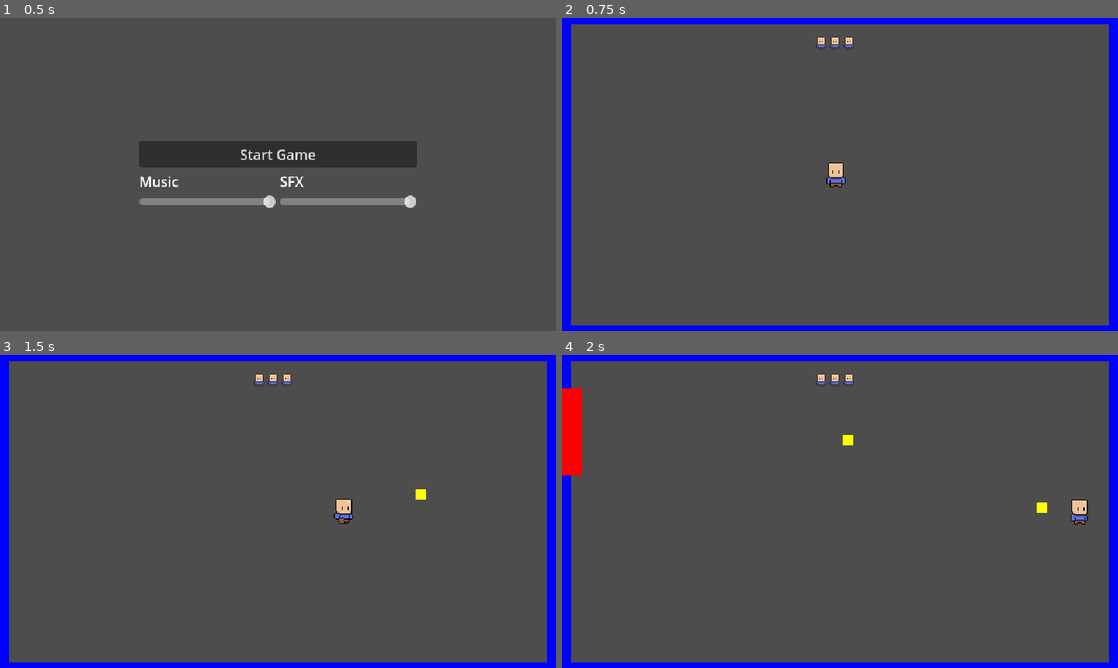
Above: before the commit, frames 1-4 (two rows, left to right).
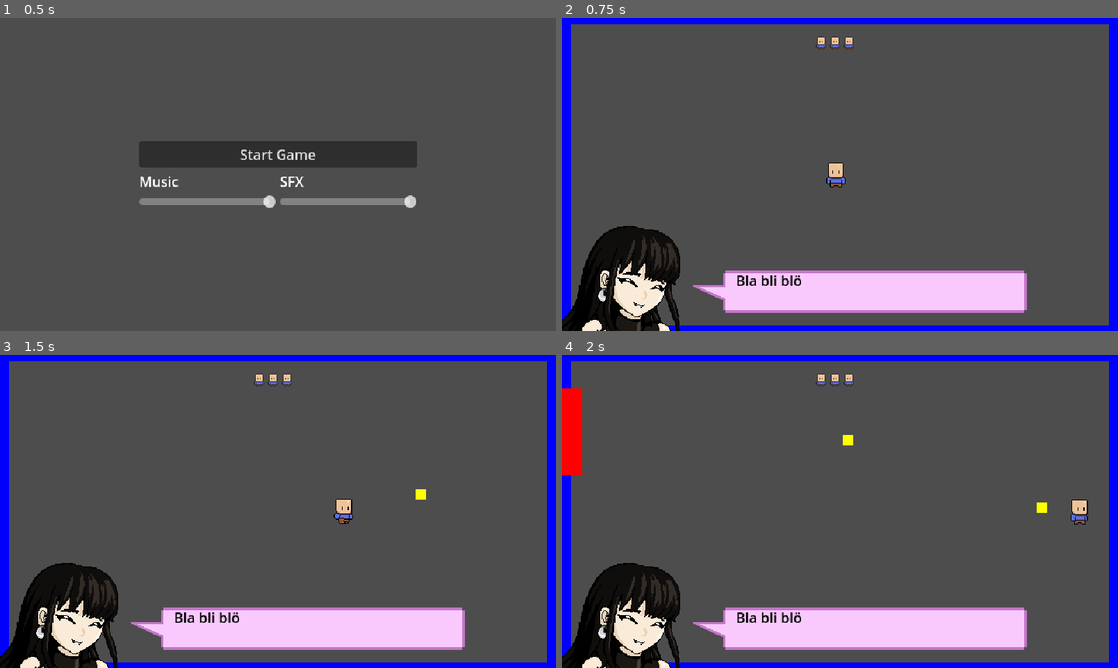
Above: after the commit, the same moments.

Repository: KDing0/GGJGodot
Game: Godot game, scene res://Misc/GameManager.tscn
The game is run twice, just before and just after one commit, with the same random seed, the same clock (stepped at 60 frames per second) and the same inputs. The engine's default icon, where the game draws it, is replaced by a stand-in: a white triangle on a blue panel in a dark square.
Inputs (mouse positions are in pixels of both pictures, inside the frame that each line leads up to):
- Up to frame 1 (0.5 s): no input
- Up to frame 2 (0.75 s): click "Start Game" at 0.5 s
- Up to frame 3 (1.5 s): tap Enter at 1.25 s; move the mouse to (400, 495) at 1.27 s; press the mouse at (400, 495) at 1.28 s; hold Right (player_right) from 1.28 s (still down)
- Up to frame 4 (2 s): keep holding Right (player_right)

Frame 1 is identical in both runs. In frame 2, 13% of the frame differs, in the area x 0-84%, y 66-100%; in frame 3, 13%; in frame 4, 13%.

Commit message:
Changed speech bubble to texture

Diff:
--- a/src/Textboxes/textbox.gd
+++ b/src/Textboxes/textbox.gd
@@ -5,7 +5,7 @@
 var textbox_open = true
 
 func _ready():
-	close_textbox()
+	#open_textbox()
 	pass
 
 func open_textbox():
--- a/src/Textboxes/textbox.tscn
+++ b/src/Textboxes/textbox.tscn
@@ -1,6 +1,10 @@
-[gd_scene load_steps=7 format=3 uid="uid://wndowv53go84"]
+[gd_scene load_steps=10 format=3 uid="uid://wndowv53go84"]
 
 [ext_resource type="Script" path="res://Textboxes/textbox.gd" id="1_gfbi4"]
+[ext_resource type="Texture2D" uid="uid://bqyui0nfuaj4a" path="res://Assets/UI/UI_GF_Smile.png" id="2_ajb3v"]
+[ext_resource type="Texture2D" uid="uid://ds881nrmlvhtw" path="res://Assets/UI/UI_speechBubble.png" id="3_svvb8"]
+
+[sub_resource type="StyleBoxEmpty" id="StyleBoxEmpty_su1er"]
 
 [sub_resource type="StyleBoxEmpty" id="StyleBoxEmpty_4vk8d"]
 
@@ -102,46 +106,50 @@
 
 [node name="Control" type="Control" parent="."]
 layout_mode = 3
-anchors_preset = 15
 anchor_right = 1.0
 anchor_bottom = 1.0
-offset_right = 640.0
-offset_bottom = 360.0
 grow_horizontal = 2
 grow_vertical = 2
 
 [node name="ImageContainer" type="PanelContainer" parent="Control"]
 layout_mode = 1
-anchors_preset = -1
-anchor_top = 0.75
-anchor_right = 0.2
+anchors_preset = 2
+anchor_top = 1.0
 anchor_bottom = 1.0
-grow_horizontal = 0
+offset_top = -121.0
+offset_right = 136.0
 grow_vertical = 0
+theme_override_styles/panel = SubResource("StyleBoxEmpty_su1er")
 
-[node name="Image" type="ColorRect" parent="Control/ImageContainer"]
+[node name="Image" type="TextureRect" parent="Control/ImageContainer"]
 layout_mode = 2
+texture = ExtResource("2_ajb3v")
 
 [node name="TextBoxContainer" type="PanelContainer" parent="Control"]
 layout_mode = 1
-anchors_preset = -1
-anchor_left = 0.2
-anchor_top = 0.75
-anchor_right = 1.0
+anchors_preset = 7
+anchor_left = 0.5
+anchor_top = 1.0
+anchor_right = 0.5
 anchor_bottom = 1.0
+offset_left = -170.0
+offset_top = -70.0
+offset_right = 215.0
+offset_bottom = -21.0
+grow_horizontal = 2
 grow_vertical = 0
 theme_override_styles/panel = SubResource("StyleBoxEmpty_4vk8d")
 
-[node name="TextBox" type="ColorRect" parent="Control/TextBoxContainer"]
+[node name="TextBox" type="TextureRect" parent="Control/TextBoxContainer"]
 layout_mode = 2
-color = Color(1, 0.258824, 1, 1)
+texture = ExtResource("3_svvb8")
 
 [node name="TextMargin" type="MarginContainer" parent="Control/TextBoxContainer"]
 layout_mode = 2
-theme_override_constants/margin_left = 10
-theme_override_constants/margin_top = 5
-theme_override_constants/margin_right = 10
-theme_override_constants/margin_bottom = 5
+theme_override_constants/margin_left = 50
+theme_override_constants/margin_top = 0
+theme_override_constants/margin_right = 0
+theme_override_constants/margin_bottom = 0
 
 [node name="RichTextLabel" type="RichTextLabel" parent="Control/TextBoxContainer/TextMargin"]
 layout_mode = 2
Binary file added: src/Assets/UI/UI_GF_Smile.png
Not shown, added: src/Assets/UI/UI_GF_Smile.png.import
Binary file added: src/Assets/UI/UI_speechBubble.png
Not shown, added: src/Assets/UI/UI_speechBubble.png.import
